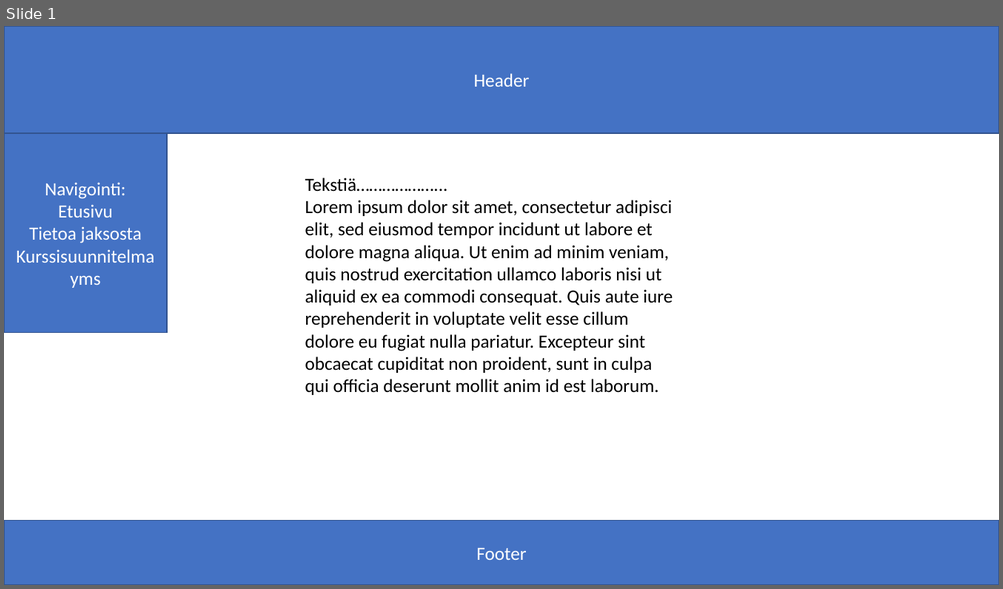
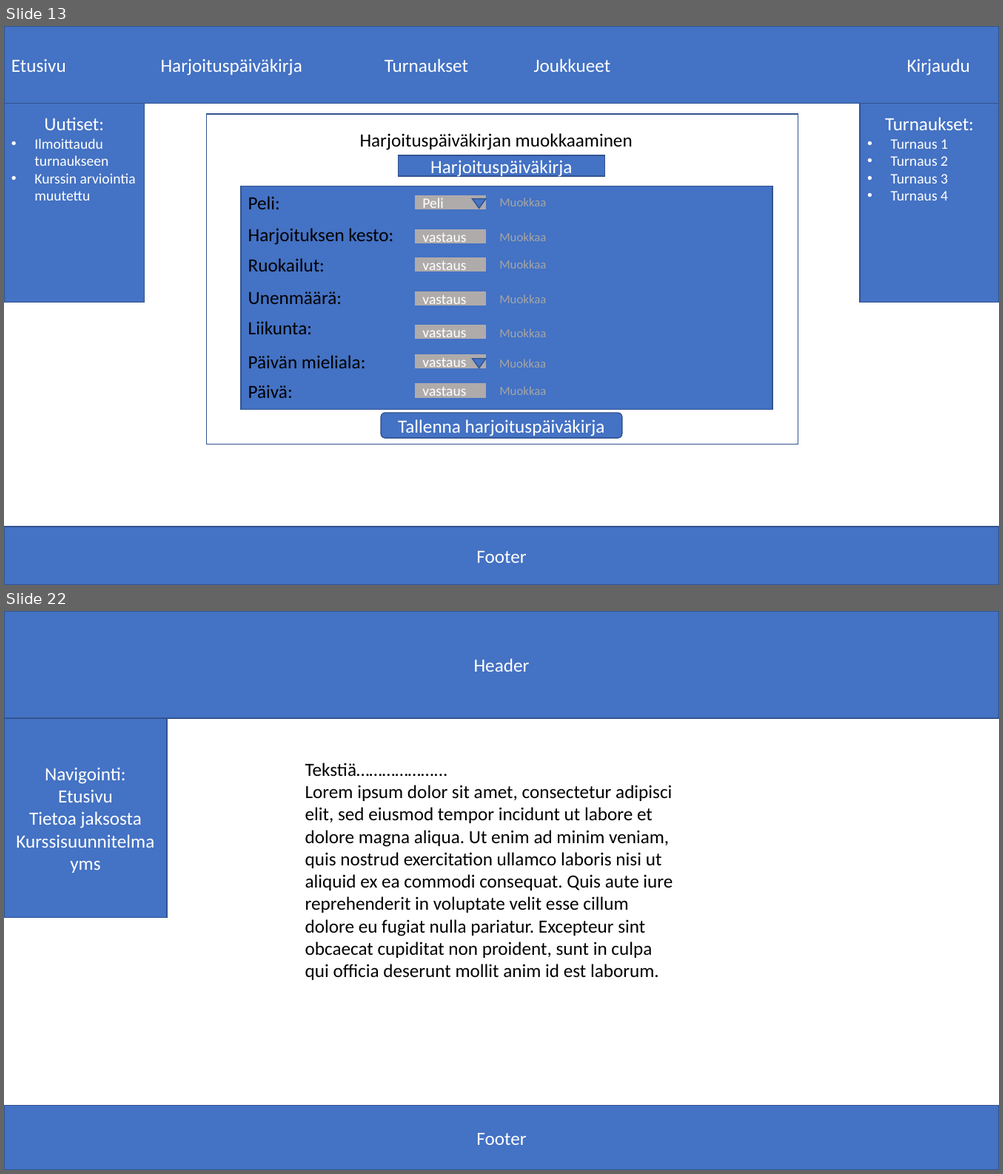
Before and after one commit to KalleVuoristo/Kouluhommat, a slide deck: eurheilu_projekti/pikaluonnos.pptx. Shown one above the other, each under a label of ours: slide 1 before the commit, slides 13 and 22 after it; the slides between them are not shown. The pictures are 1003x589 and 1003x1174 pixels, drawn with LibreOffice and Linux fonts; fonts in the diff are those of the drawing; background and template pictures are left out. Boxes give left, top, right and bottom in pixels: in the first picture for what was removed or moved away, otherwise in the second. Text is boxed around its words. In the diff, an @@ line names an element or a change of style, - is before the commit and + after.

```diff
--- a/eurheilu_projekti/pikaluonnos.pptx
+++ b/eurheilu_projekti/pikaluonnos.pptx
@@ slide 13 added at (x1=4, y1=26, x2=999, y2=585), background picture (left out) @@
@@ rectangle added at (x1=4, y1=26, x2=999, y2=104), fill #4472C4, outline #325491 1 pt, 18 pt, text #FFFFFF @@
+Etusivu Harjoituspäiväkirja Turnaukset Joukkueet Kirjaudu
@@ rectangle added at (x1=4, y1=104, x2=145, y2=303), fill #4472C4, outline #325491 1 pt, 14 pt, text #FFFFFF @@
+Uutiset:
+• Ilmoittaudu turnaukseen
+• Kurssin arviointia muutettu
@@ rectangle added at (x1=206, y1=114, x2=798, y2=445), fill #FFFFFF, outline #325491 1 pt @@
@@ rectangle added at (x1=859, y1=104, x2=999, y2=303), fill #4472C4, outline #325491 1 pt, 14 pt, text #FFFFFF @@
+Turnaukset:
+• Turnaus 1
+• Turnaus 2
+• Turnaus 3
+• Turnaus 4
@@ text added at (x1=360, y1=133, x2=632, y2=150), 18 pt, text #000000 @@
+Harjoituspäiväkirjan muokkaaminen
@@ rectangle added at (x1=398, y1=156, x2=605, y2=177), fill #4472C4, outline #325491 1 pt, 18 pt, text #FFFFFF @@
+Harjoituspäiväkirja
@@ rectangle added at (x1=241, y1=187, x2=772, y2=410), fill #4472C4, outline #325491 1 pt @@
@@ text added at (x1=248, y1=196, x2=280, y2=210), 18 pt, text #000000 @@
+Peli:
@@ rectangle added at (x1=415, y1=196, x2=485, y2=210), fill #AFABAB, outline #AFABAB 1 pt, 14 pt, text #FFFFFF @@
+Peli
@@ triangle added at (x1=472, y1=199, x2=485, y2=209), fill #4472C4, outline #325491 1 pt @@
@@ text added at (x1=499, y1=198, x2=546, y2=207), 12 pt, text #A5A5A5 @@
+Muokkaa
@@ text added at (x1=248, y1=228, x2=393, y2=245), 18 pt, text #000000 @@
+Harjoituksen kesto:
@@ rectangle added at (x1=415, y1=230, x2=485, y2=244), fill #AFABAB, outline #AFABAB 1 pt, 14 pt, text #FFFFFF @@
+vastaus
@@ text added at (x1=499, y1=232, x2=546, y2=241), 12 pt, text #A5A5A5 @@
+Muokkaa
@@ text added at (x1=248, y1=258, x2=324, y2=272), 18 pt, text #000000 @@
+Ruokailut:
@@ rectangle added at (x1=415, y1=258, x2=485, y2=272), fill #AFABAB, outline #AFABAB 1 pt, 14 pt, text #FFFFFF @@
+vastaus
@@ text added at (x1=499, y1=260, x2=546, y2=269), 12 pt, text #A5A5A5 @@
+Muokkaa
@@ text added at (x1=248, y1=292, x2=341, y2=304), 18 pt, text #000000 @@
+Unenmäärä:
@@ rectangle added at (x1=415, y1=292, x2=485, y2=306), fill #AFABAB, outline #AFABAB 1 pt, 14 pt, text #FFFFFF @@
+vastaus
@@ text added at (x1=499, y1=295, x2=546, y2=304), 12 pt, text #A5A5A5 @@
+Muokkaa
@@ text added at (x1=248, y1=321, x2=312, y2=335), 18 pt, text #000000 @@
+Liikunta:
@@ rectangle added at (x1=415, y1=325, x2=485, y2=338), fill #AFABAB, outline #AFABAB 1 pt, 14 pt, text #FFFFFF @@
+vastaus
@@ text added at (x1=499, y1=329, x2=546, y2=338), 12 pt, text #A5A5A5 @@
+Muokkaa
@@ text added at (x1=248, y1=355, x2=366, y2=369), 18 pt, text #000000 @@
+Päivän mieliala:
@@ rectangle added at (x1=415, y1=355, x2=485, y2=369), fill #AFABAB, outline #AFABAB 1 pt, 14 pt, text #FFFFFF @@
+vastaus
@@ triangle added at (x1=472, y1=359, x2=485, y2=369), fill #4472C4, outline #325491 1 pt @@
@@ text added at (x1=499, y1=359, x2=546, y2=368), 12 pt, text #A5A5A5 @@
+Muokkaa
@@ text added at (x1=248, y1=385, x2=293, y2=398), 18 pt, text #000000 @@
+Päivä:
@@ rectangle added at (x1=415, y1=384, x2=485, y2=397), fill #AFABAB, outline #AFABAB 1 pt, 14 pt, text #FFFFFF @@
+vastaus
@@ text added at (x1=499, y1=386, x2=546, y2=395), 12 pt, text #A5A5A5 @@
+Muokkaa
@@ rounded rectangle added at (x1=381, y1=413, x2=622, y2=439), fill #4472C4, outline #325491 1 pt, 18 pt, text #FFFFFF @@
+Tallenna harjoituspäiväkirja
@@ rectangle added at (x1=4, y1=528, x2=999, y2=585), fill #4472C4, outline #325491 1 pt, 18 pt, text #FFFFFF @@
+Footer
@@ what was slide 1 is now slide 22 @@
```
Also in this commit, not shown: 20 other slides added.
